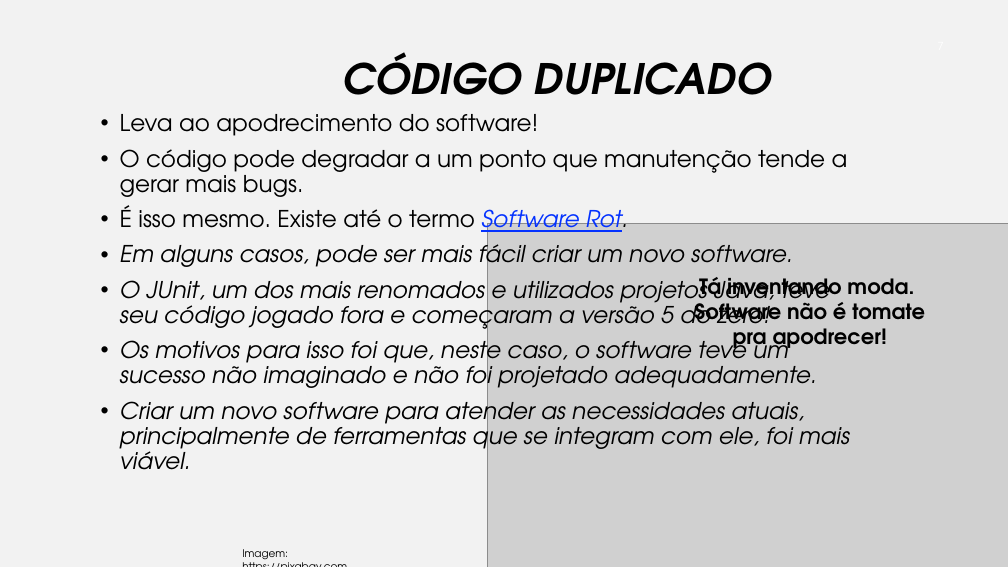
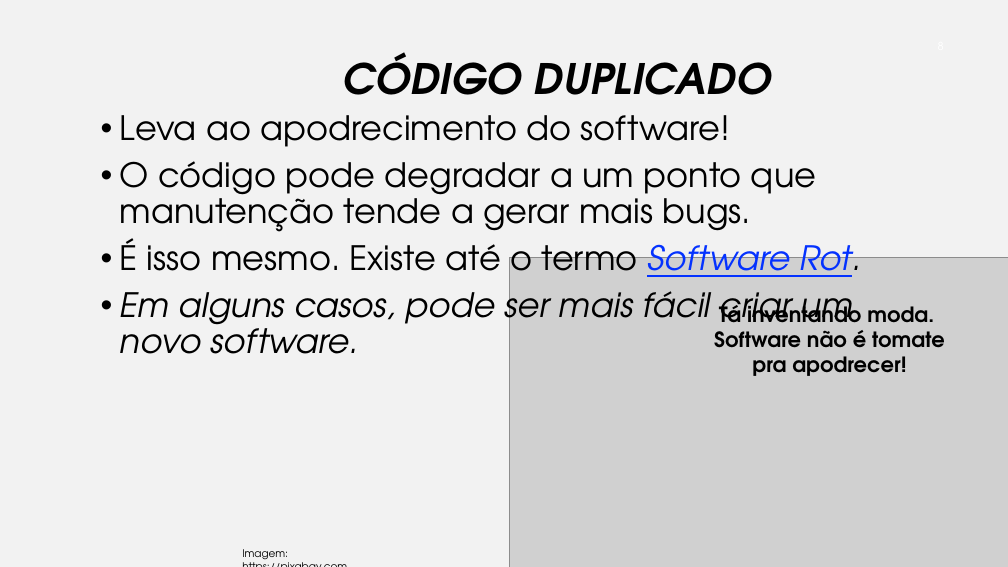
Before and after one commit to Claudio-Barbosa-da-Silva/testes-de-software, a slide deck: slide 8 of projects/01-introducao-tdd/tdd.pptx (slide 7 before the commit). Drawn at 1008x567 pixels with LibreOffice and Linux fonts; fonts in the diff are those of the drawing; grey boxes stand for pictures; background and template pictures are left out. Boxes give left, top, right and bottom in pixels: in the first picture for what was removed or moved away, otherwise in the second. Text is boxed around its words. In the diff, an @@ line names an element or a change of style, - is before the commit and + after.

```diff
--- a/projects/01-introducao-tdd/tdd.pptx
+++ b/projects/01-introducao-tdd/tdd.pptx
@@ text "Leva ao apodrecimento do software!" at bbox=[120, 115, 861, 354]: size 22 to 32 pt @@
@@ picture: place and size @@
-picture at bbox=[487, 223, 1008, 567]
+picture at bbox=[510, 257, 1008, 567]
@@ text at bbox=[120, 277, 850, 470]: paragraphs removed @@
-• O JUnit, um dos mais renomados e utilizados projetos Java, teve seu código jogado fora e começaram a versão 5 do zero!
-• Os motivos para isso foi que, neste caso, o software teve um sucesso não imaginado e não foi projetado adequadamente.
-• Criar um novo software para atender as necessidades atuais, principalmente de ferramentas que se integram com ele, foi mais viável.
@@ text "Tá inventando moda. Software não ...": place and size @@
-text "Tá inventando moda. Software não ..." at bbox=[694, 277, 925, 353]
+text "Tá inventando moda. Software não ..." at bbox=[714, 299, 945, 376]
```
Also in this commit, not shown: 21 other slides changed, 7 slides added, 1 other file.
